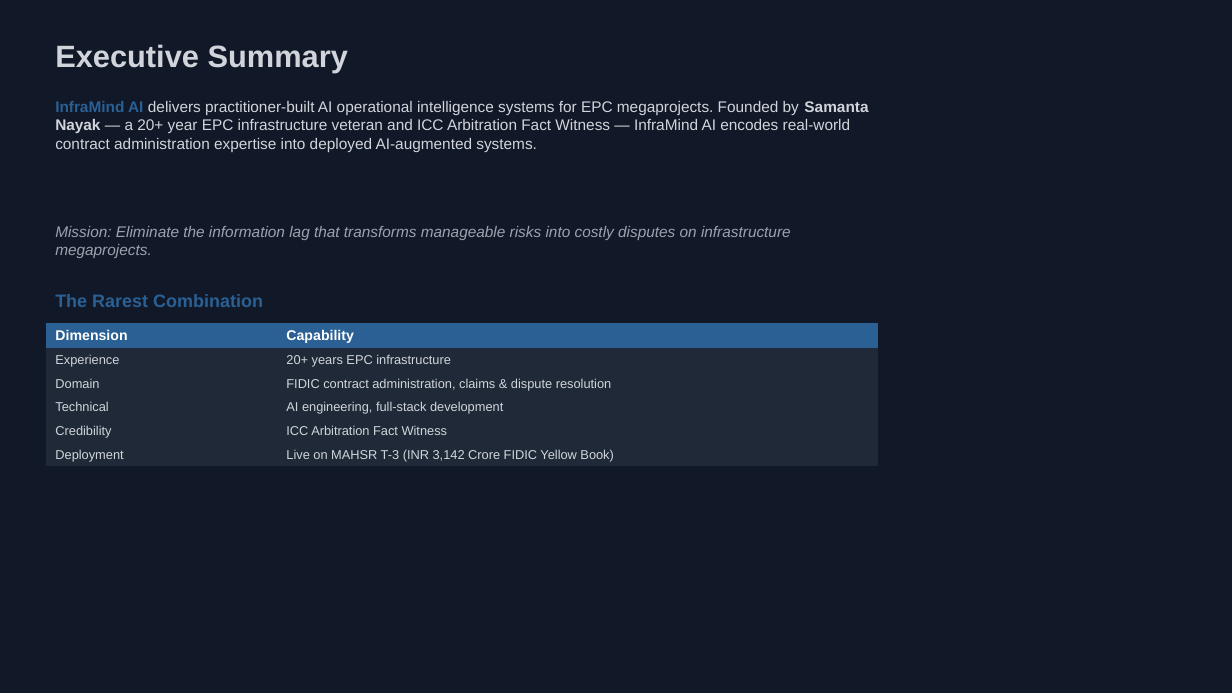
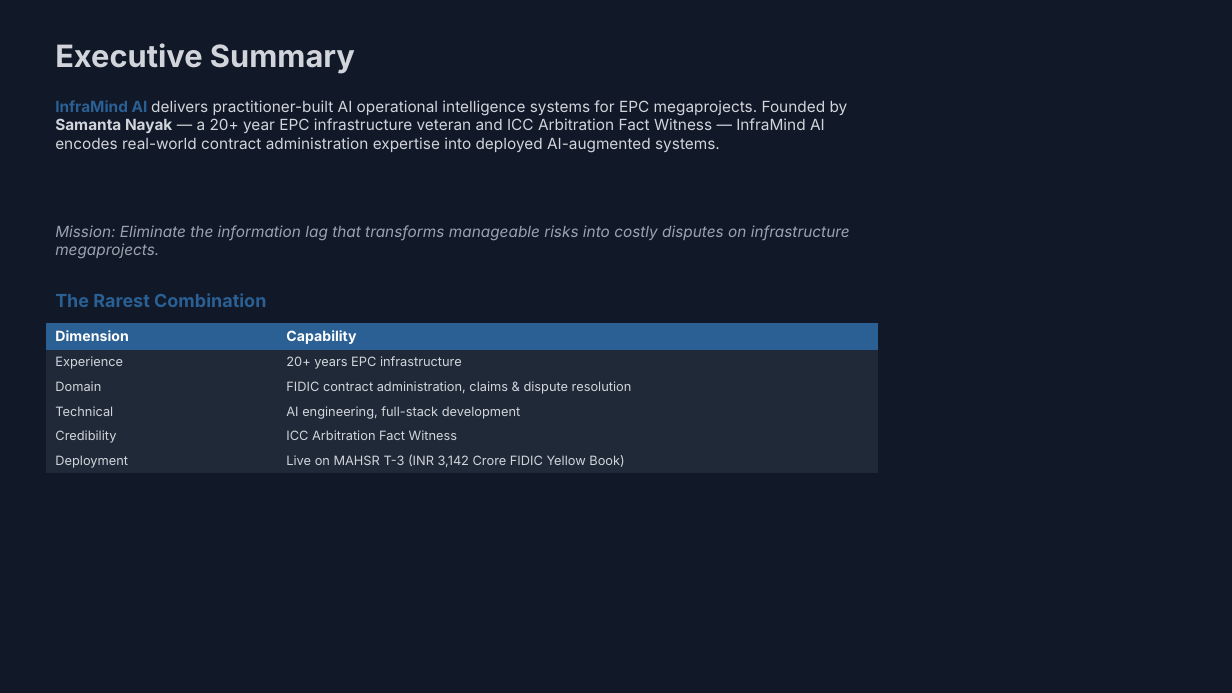
Before and after one commit to samantanayak-code/inframind-ai-website, a slide deck: slide 2 of public/downloads/capability-statement.pptx. Drawn at 1232x693 pixels with LibreOffice and Linux fonts; fonts in the diff are those of the drawing. Boxes give left, top, right and bottom in pixels: in the first picture for what was removed or moved away, otherwise in the second. Text is boxed around its words. In the diff, an @@ line names an element or a change of style, - is before the commit and + after.

```diff
--- a/public/downloads/capability-statement.pptx
+++ b/public/downloads/capability-statement.pptx
@@ font Arial to Inter in 4 elements at (55, 43, 355, 74), (55, 100, 848, 153), (55, 225, 850, 258), (55, 293, 266, 307) @@
@@ table at (46, 323, 878, 472) @@
@@ font Arial to Inter @@
```
Also in this commit, not shown: 5 other slides changed, 31 other files.
